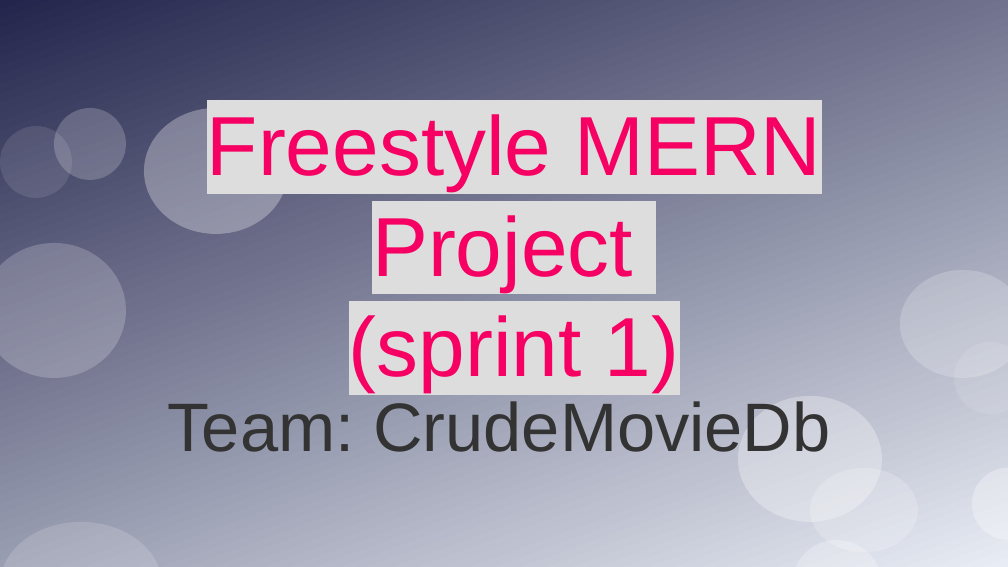
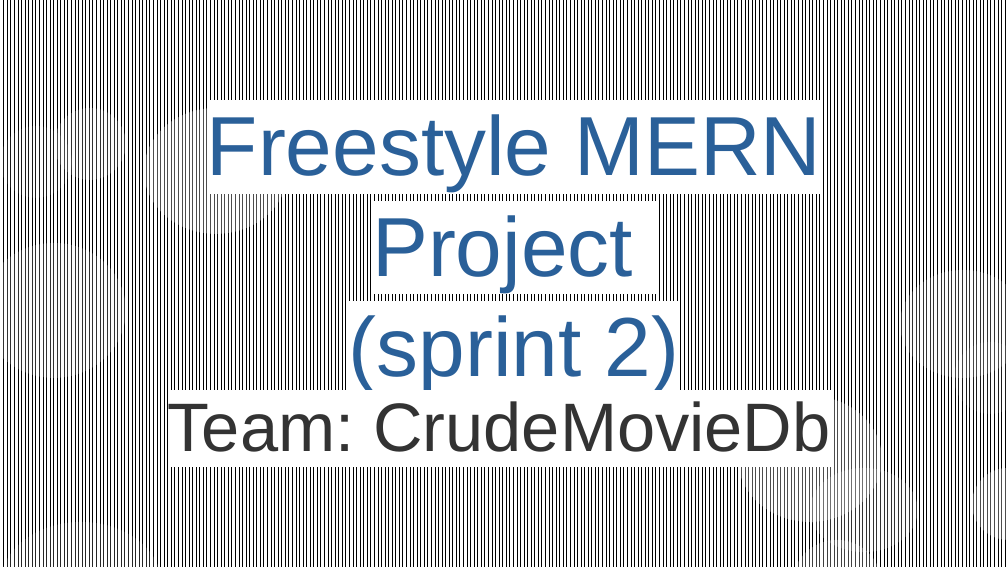
Before and after one commit to CodecoolGlobal/freestyle-mern-project-react-lillitaz, a slide deck: slide 1 of präsentation/CrudeMovieDb-PP.odp. Drawn at 1008x567 pixels with LibreOffice and Linux fonts; fonts in the diff are those of the drawing. Boxes give left, top, right and bottom in pixels: in the first picture for what was removed or moved away, otherwise in the second. Text is boxed around its words. In the diff, an @@ line names an element or a change of style, - is before the commit and + after.

```diff
--- a/präsentation/CrudeMovieDb-PP.odp
+++ b/präsentation/CrudeMovieDb-PP.odp
@@ rectangle at [0, 0, 1008, 567]: fill gradient #23254C to #E8ECF4 to pattern #000000 on #FFFFFF @@
@@ title at [207, 114, 822, 390]: text changed; text colour #F60063 to #2A6099 @@
-Freestyle MERN Project
-(sprint 1)
+Freestyle MERN Project
+(sprint 2)
@@ subtitle "Team: CrudeMovieDb" at [168, 401, 830, 452]: highlight none to #FFFFFF @@
```
Also in this commit, not shown: 2 other slides changed, 4 slides added, 3 slides removed, 2 other files.
